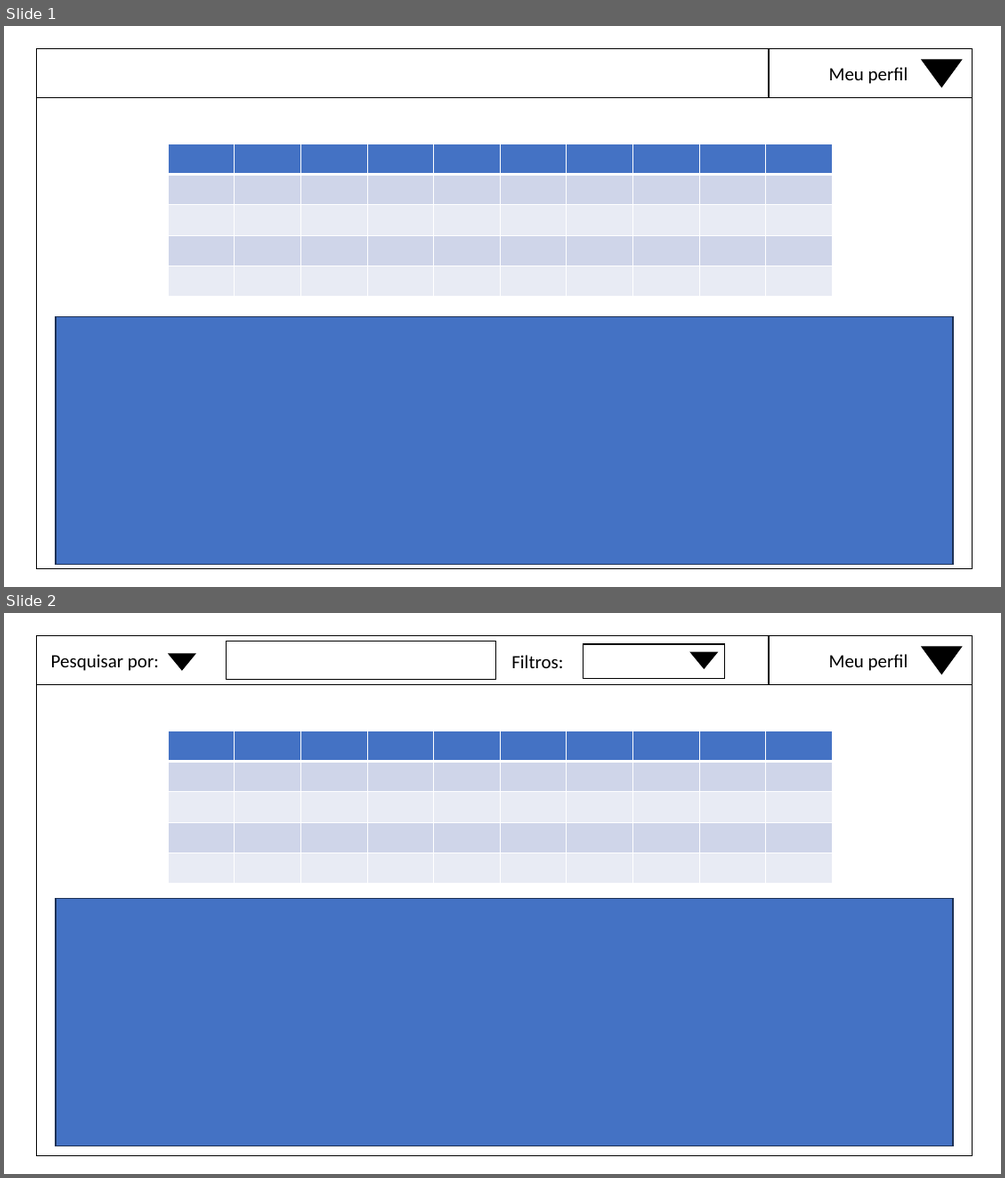
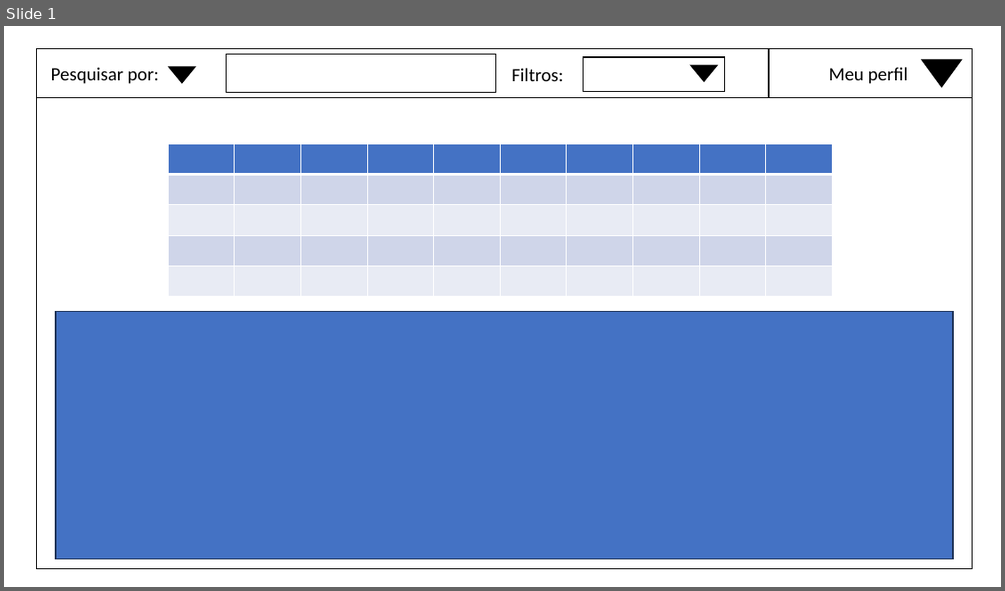
Before and after one commit to matteokfg/POO, a slide deck: telas_prototipo.pptx. Shown one above the other, each under a label of ours: slides 1 and 2 before the commit, slide 1 after it. The pictures are 1005x1178 and 1005x591 pixels, drawn with LibreOffice and Linux fonts; fonts in the diff are those of the drawing. Boxes give left, top, right and bottom in pixels: in the first picture for what was removed or moved away, otherwise in the second. Text is boxed around its words. In the diff, an @@ line names an element or a change of style, - is before the commit and + after.

```diff
--- a/telas_prototipo.pptx
+++ b/telas_prototipo.pptx
@@ slide 1 removed at (4, 26, 1001, 587), background #FFFFFF @@
@@ rectangle removed at (36, 48, 972, 568) @@
@@ rectangle removed at (36, 48, 972, 98) @@
@@ rectangle removed at (769, 48, 973, 98) @@
-Meu perfil
@@ triangle removed at (922, 60, 961, 87) @@
@@ table removed at (168, 144, 833, 296), 5 rows, 10 columns @@
- |  |  |  |  |  |  |  |  | 
- |  |  |  |  |  |  |  |  | 
- |  |  |  |  |  |  |  |  | 
- |  |  |  |  |  |  |  |  | 
- |  |  |  |  |  |  |  |  | 
@@ rectangle removed at (56, 317, 953, 564) @@
@@ what was slide 2 is now slide 1 @@
```
Also in this commit, not shown: 1 slide added, 4 other files.
